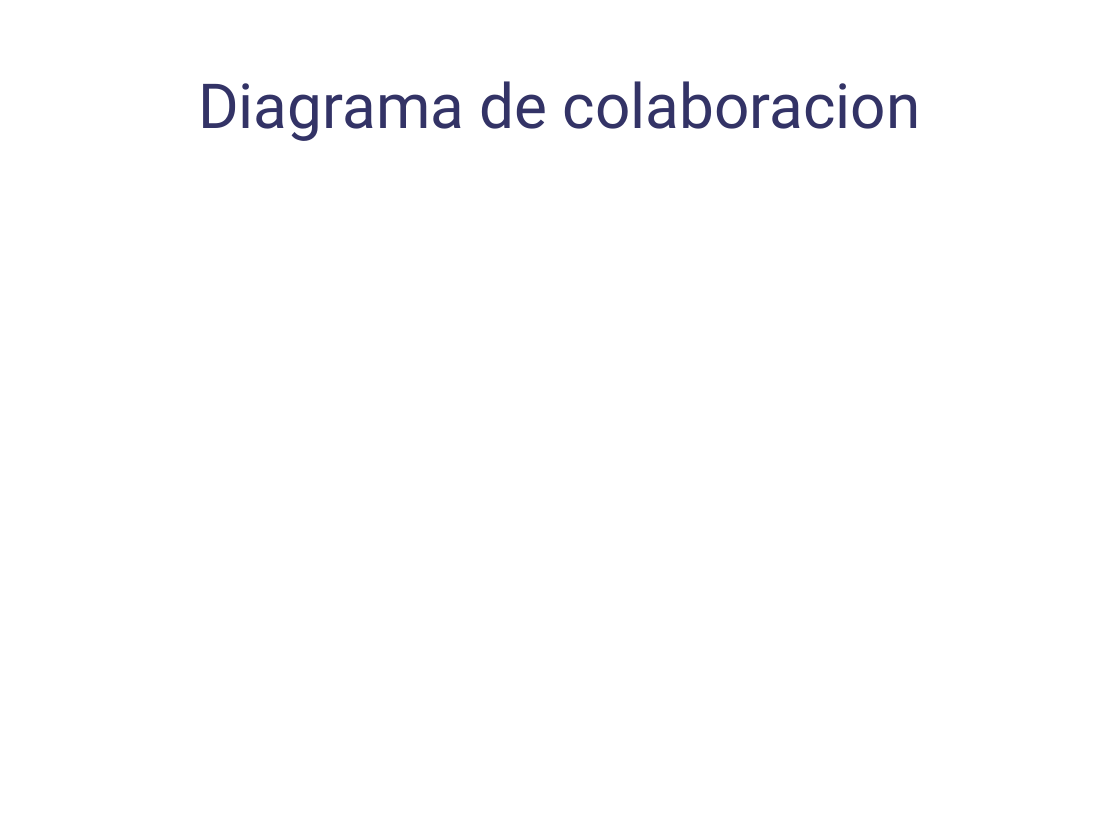
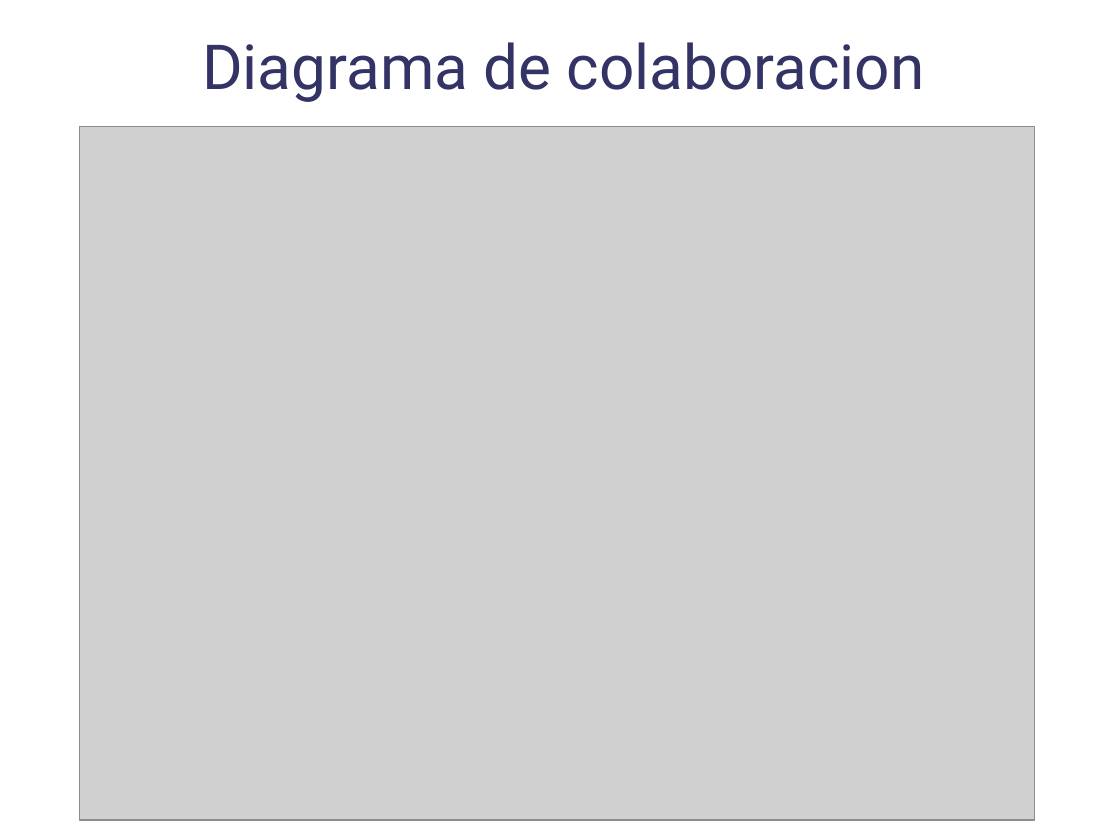
Before and after one commit to danoco78/touchteam, a slide deck: slide 17 of 2_iteracion/Planificacion/InformacionPresentacion/[Sergio] Presentacion-Analisis.odp. Drawn at 1120x840 pixels with LibreOffice and Linux fonts; fonts in the diff are those of the drawing; grey boxes stand for pictures; background and template pictures are left out. Boxes give left, top, right and bottom in pixels: in the first picture for what was removed or moved away, otherwise in the second. Text is boxed around its words. In the diff, an @@ line names an element or a change of style, - is before the commit and + after.

```diff
--- a/2_iteracion/Planificacion/InformacionPresentacion/[Sergio] Presentacion-Analisis.odp
+++ b/2_iteracion/Planificacion/InformacionPresentacion/[Sergio] Presentacion-Analisis.odp
@@ title "Diagrama de colaboracion": place and size @@
-title "Diagrama de colaboracion" at <box>198,81,921,141</box>
+title "Diagrama de colaboracion" at <box>202,42,925,102</box>
@@ picture added at <box>80,127,1036,820</box> @@
```
Also in this commit, not shown: 2 other slides changed, 4 slides added, 1 slide removed, 1 other file.
